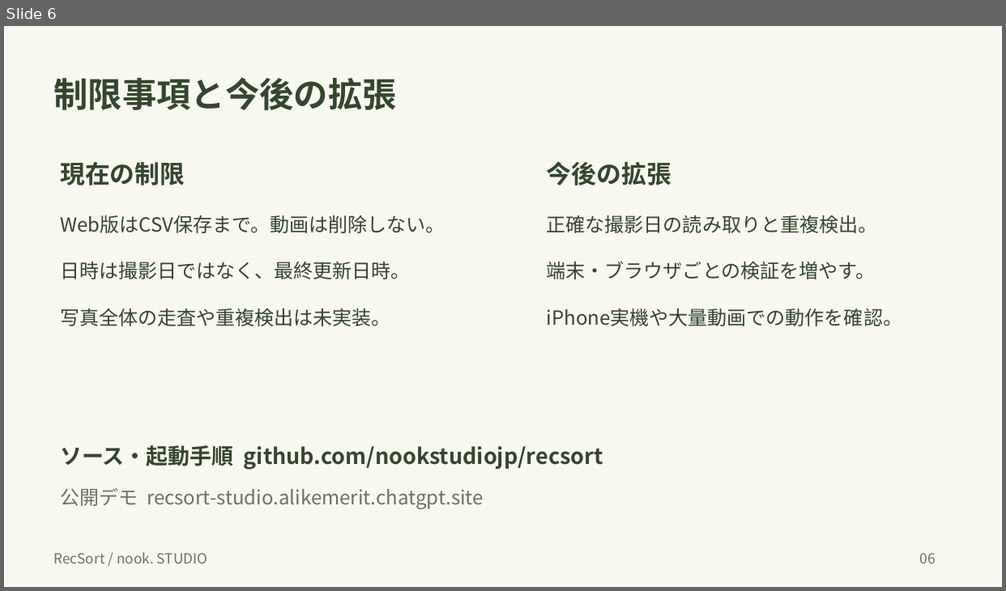
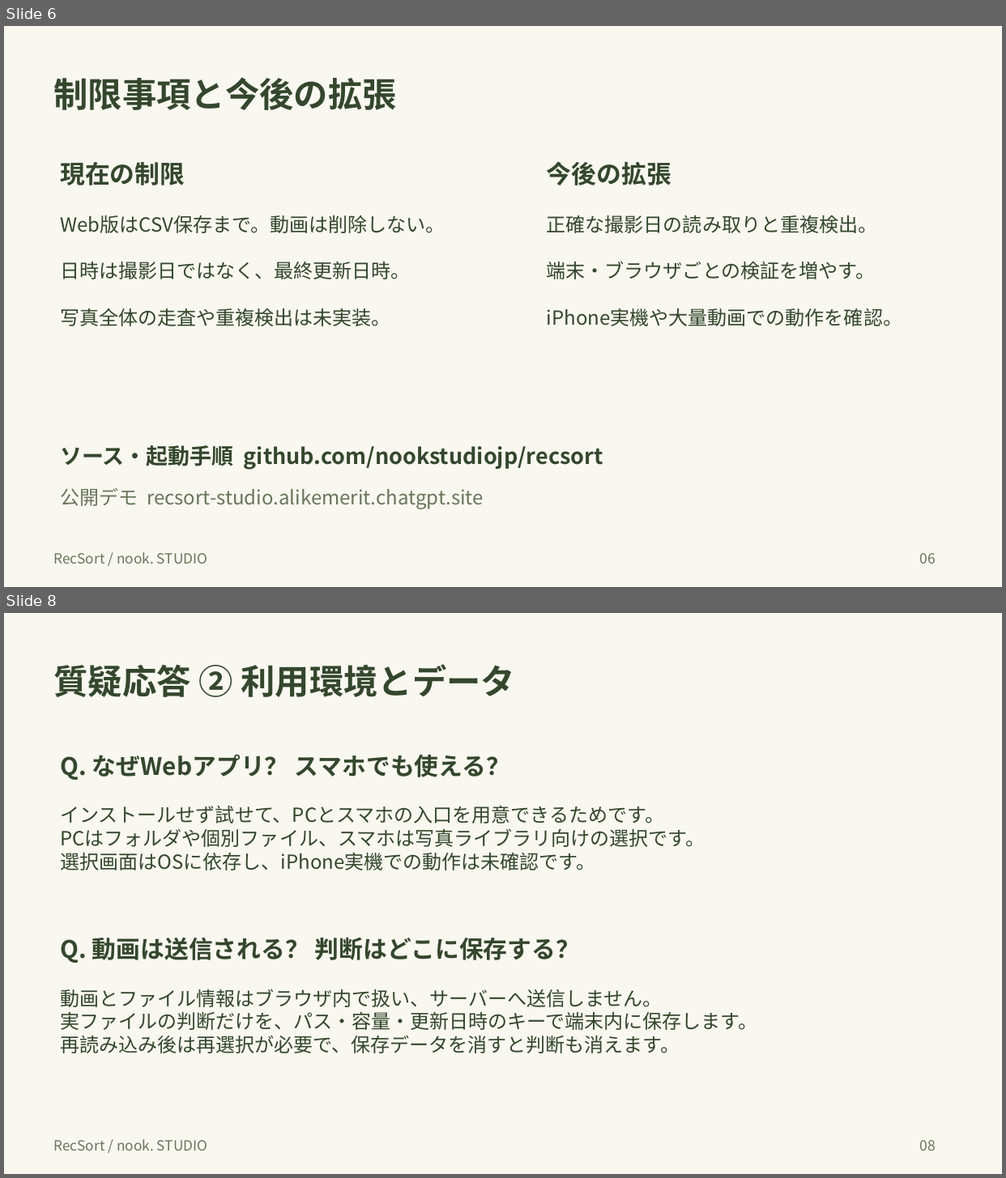
Before and after one commit to nookstudiojp/recsort, a slide deck: docs/RecSort-slides.pptx. Shown one above the other, each under a label of ours: slide 6 before the commit, slides 6 and 8 after it; the slides between them are not shown. The pictures are 1006x591 and 1006x1178 pixels, drawn with LibreOffice and Linux fonts; fonts in the diff are those of the drawing. Boxes give left, top, right and bottom in pixels: in the first picture for what was removed or moved away, otherwise in the second. Text is boxed around its words. In the diff, an @@ line names an element or a change of style, - is before the commit and + after.

```diff
--- a/docs/RecSort-slides.pptx
+++ b/docs/RecSort-slides.pptx
@@ slide 8 added at <box>4,613,1002,1174</box>, background #F8F7F0 @@
@@ text added at <box>54,664,515,697</box>, 33 pt, text #34472D, bold @@
+質疑応答 ② 利用環境とデータ
@@ text added at <box>60,754,511,780</box>, 23.2 pt, text #34472D, bold @@
+Q. なぜWebアプリ？ スマホでも使える？
@@ text added at <box>60,806,705,871</box>, 18.8 pt, text #34472D @@
+インストールせず試せて、PCとスマホの入口を用意できるためです。
+PCはフォルダや個別ファイル、スマホは写真ライブラリ向けの選択です。
+選択画面はOSに依存し、iPhone実機での動作は未確認です。
@@ text added at <box>60,937,580,963</box>, 23.2 pt, text #34472D, bold @@
+Q. 動画は送信される？ 判断はどこに保存する？
@@ text added at <box>60,989,757,1054</box>, 18.8 pt, text #34472D @@
+動画とファイル情報はブラウザ内で扱い、サーバーへ送信しません。
+実ファイルの判断だけを、パス・容量・更新日時のキーで端末内に保存します。
+再読み込み後は再選択が必要で、保存データを消すと判断も消えます。
@@ text added at <box>54,1139,207,1151</box>, 13.5 pt, text #69765C @@
+RecSort / nook. STUDIO
@@ text added at <box>920,1140,936,1151</box>, 13.5 pt, text #69765C @@
+08
```
Also in this commit, not shown: 3 other slides added, 3 other files.
